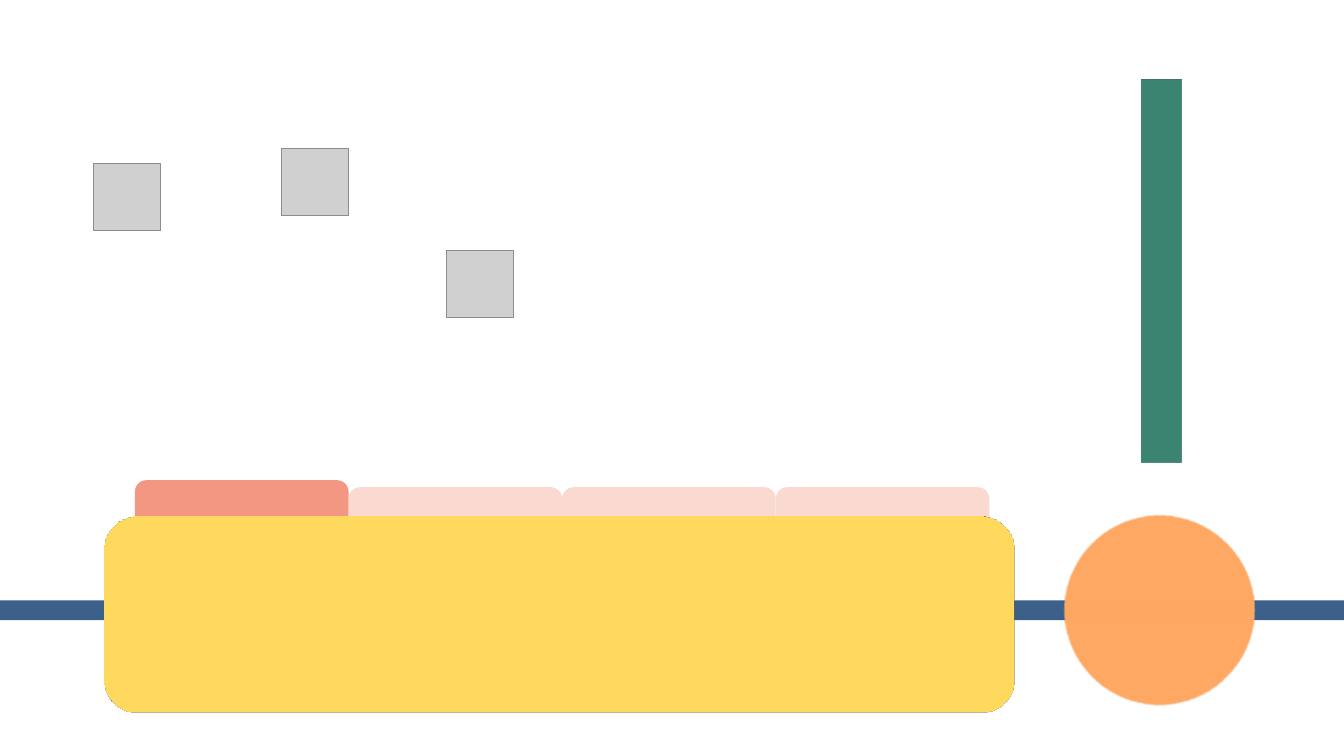
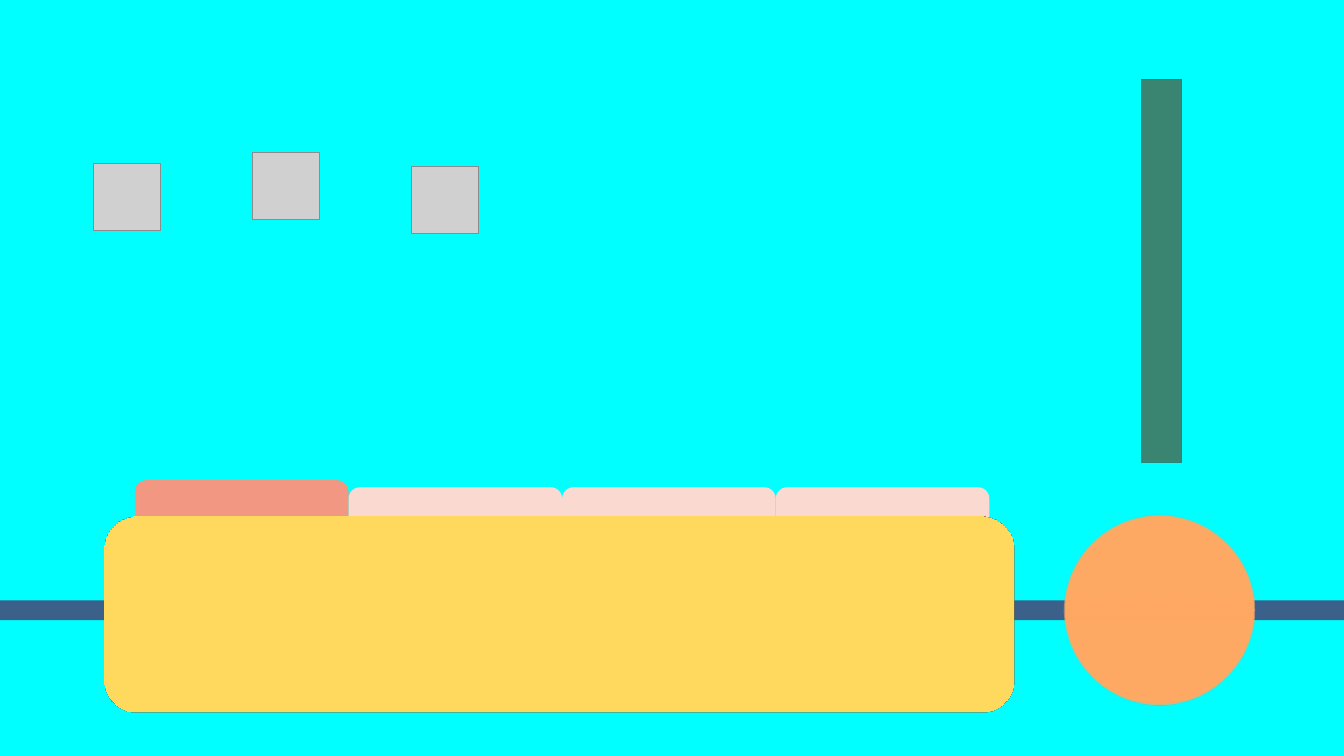
Before and after one commit to zipdang04/SimpO_HTTT, a slide deck: slide 1 of Olympia.pptm. Drawn at 1344x756 pixels with LibreOffice and Linux fonts; fonts in the diff are those of the drawing; grey boxes stand for pictures. Boxes give left, top, right and bottom in pixels: in the first picture for what was removed or moved away, otherwise in the second. Text is boxed around its words. In the diff, an @@ line names an element or a change of style, - is before the commit and + after.

```diff
--- a/Olympia.pptm
+++ b/Olympia.pptm
@@ background #FFFFFF to #00FFFF @@
@@ rectangle at box(1141, 80, 1182, 80): fill #FFF4DF to #00FFFF @@
@@ picture: place and size @@
-picture at box(281, 149, 349, 217)
+picture at box(252, 152, 320, 220)
@@ picture: place and size @@
-picture at box(447, 251, 514, 319)
+picture at box(411, 166, 479, 234)
```
Also in this commit, not shown: 3 other slides changed, 2 slides added, 30 other files.
